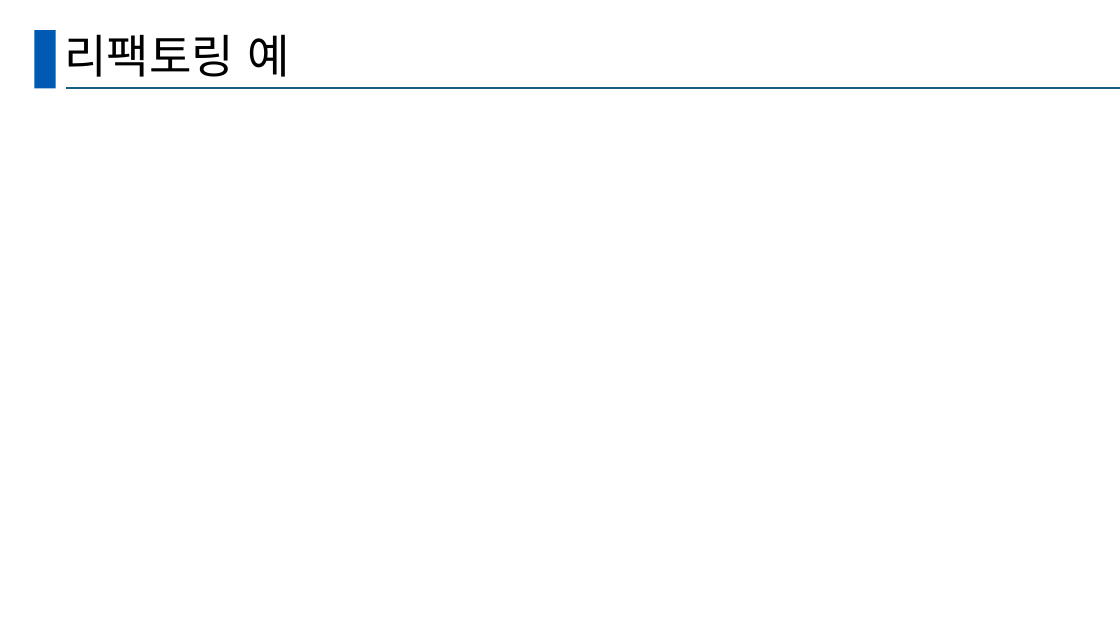
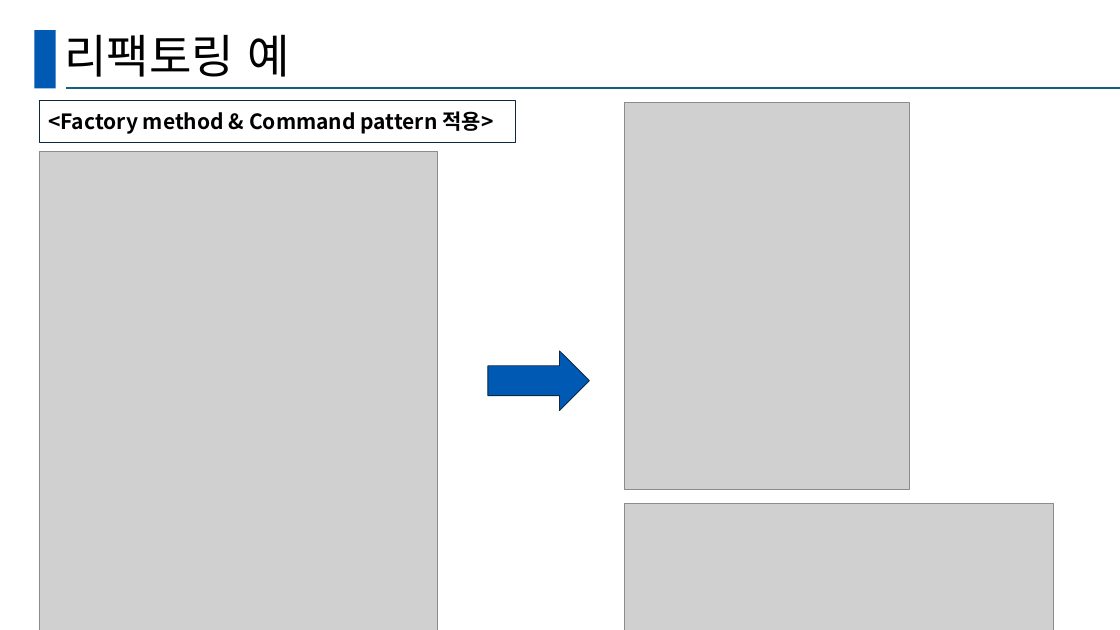
Before and after one commit to seungjun611/CRA_TeamProject_SSD, a slide deck: slide 27 of TeamProjectPPT.pptx (slide 16 before the commit). Drawn at 1120x630 pixels with LibreOffice and Linux fonts; fonts in the diff are those of the drawing; grey boxes stand for pictures. Boxes give left, top, right and bottom in pixels: in the first picture for what was removed or moved away, otherwise in the second. Text is boxed around its words. In the diff, an @@ line names an element or a change of style, - is before the commit and + after.

```diff
--- a/TeamProjectPPT.pptx
+++ b/TeamProjectPPT.pptx
@@ rounded rectangle added at (39, 101, 515, 143), fill #FFFFFF, outline #0E2841 0.75 pt, 18 pt, text #000000, bold @@
+<Factory method & Command pattern 적용>
@@ picture added at (624, 103, 910, 490) @@
@@ picture added at (39, 151, 437, 630) @@
@@ right arrow added at (488, 351, 590, 411), fill #005AB4, outline #0E2841 0.75 pt @@
@@ picture added at (624, 503, 1054, 630) @@
```
Also in this commit, not shown: 4 other slides changed, 20 slides added, 6 slides removed.
